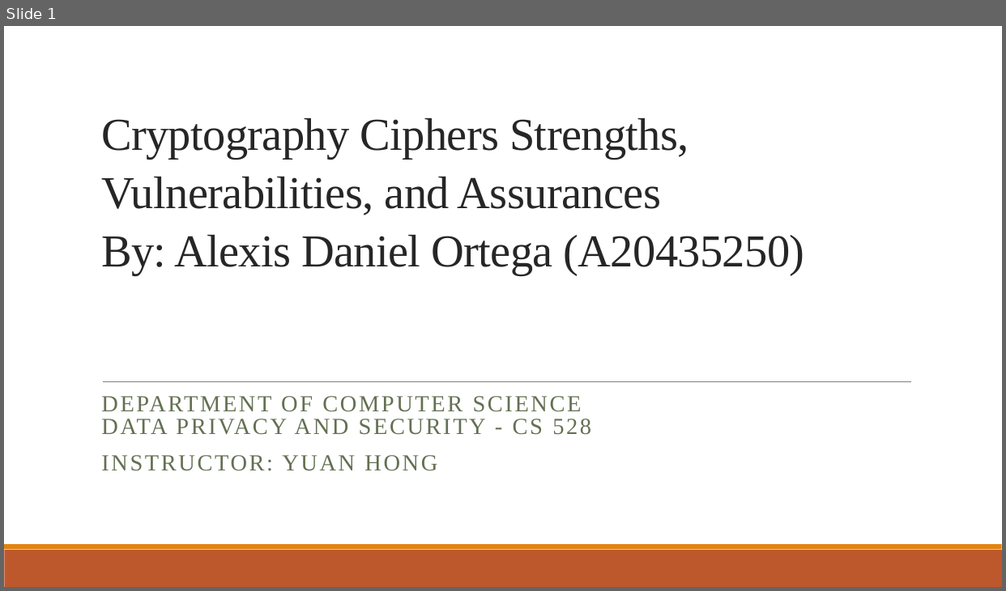
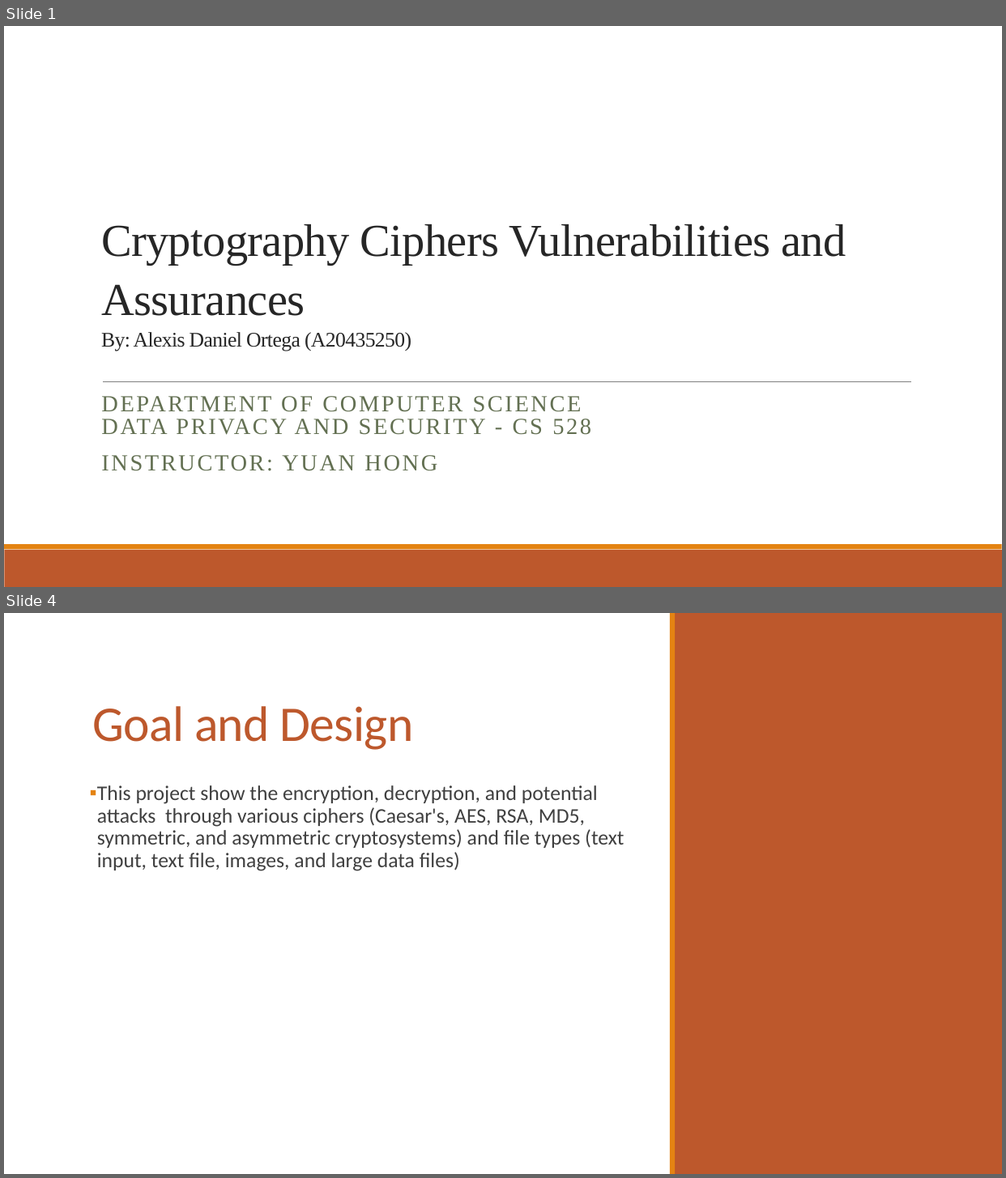
Before and after one commit to AFA20SCM50O/CS528, a slide deck: Documentation/Demo.pptx. Shown one above the other, each under a label of ours: slide 1 before the commit, slides 1 and 4 after it; the slides between them are not shown. The pictures are 1006x591 and 1006x1178 pixels, drawn with LibreOffice and Linux fonts; fonts in the diff are those of the drawing. Boxes give left, top, right and bottom in pixels: in the first picture for what was removed or moved away, otherwise in the second. Text is boxed around its words. In the diff, an @@ line names an element or a change of style, - is before the commit and + after.

Commit message:
RSA, Caesar, Keys folder

```diff
--- a/Documentation/Demo.pptx
+++ b/Documentation/Demo.pptx
@@ slide 4 added at (x1=4, y1=613, x2=1002, y2=1174), background #FFFFFF; not listed: 2 template elements that a slide beside it also shows @@
@@ rectangle added at (x1=4, y1=613, x2=1002, y2=1174), fill #FFFFFF @@
@@ rectangle added at (x1=670, y1=613, x2=675, y2=1174), fill #E48312 @@
@@ rectangle added at (x1=671, y1=613, x2=1002, y2=1174), fill #BD582C @@
@@ title added at (x1=92, y1=706, x2=414, y2=750), 48 pt, text #BD582C @@
+Goal and Design
@@ text added at (x1=97, y1=786, x2=624, y2=871), 20 pt, text #404040 @@
+▪ This project show the encryption, decryption, and potential attacks through various ciphers (Caesar's, AES, RSA, MD5, symmetric, and asymmetric cryptosystems) and file types (text input, text file, images, and large data files)
@@ slide 1 changed as well @@
@@ title at (x1=101, y1=224, x2=846, y2=352): text changed @@
-Cryptography Ciphers Strengths, Vulnerabilities, and Assurances
-By: Alexis Daniel Ortega (A20435250)
+Cryptography Ciphers Vulnerabilities and Assurances
+By: Alexis Daniel Ortega (A20435250)
```
Also in this commit, not shown: 15 other slides added, 1 slide removed, 7 other files.
